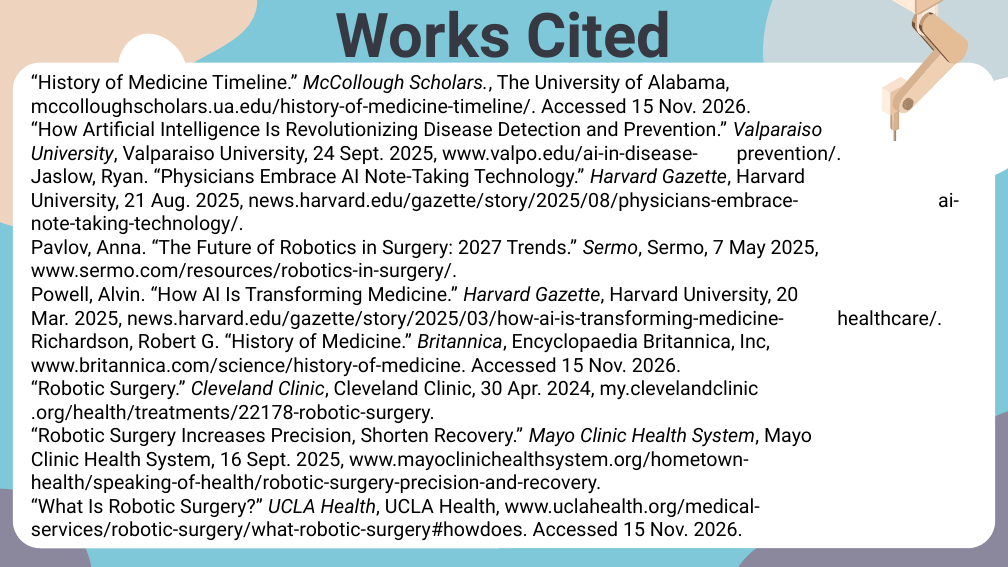
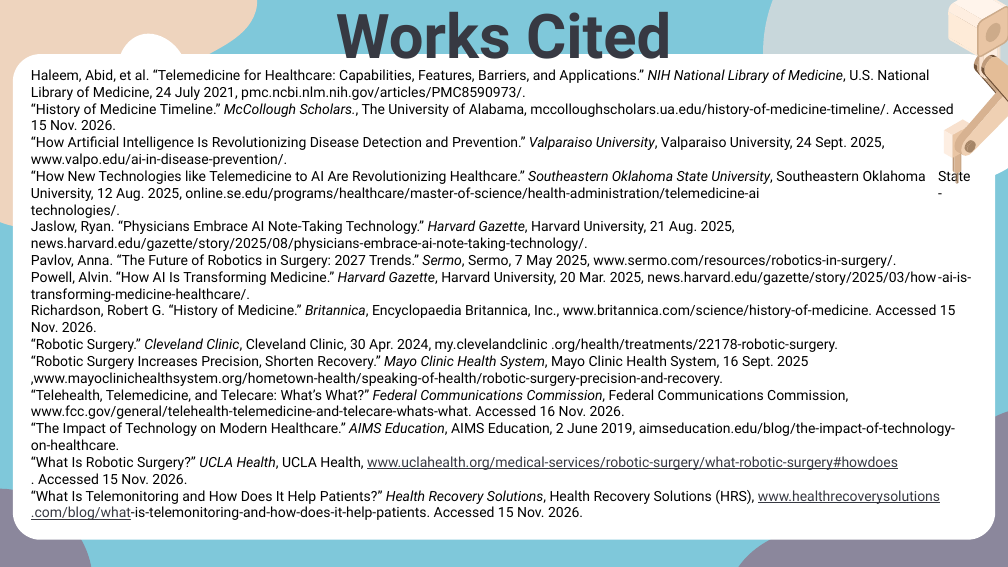
Before and after one commit to shabanid2/shabanid2.github.io, a slide deck: slide 13 of presentation.pptx. Drawn at 1008x567 pixels with LibreOffice and Linux fonts; fonts in the diff are those of the drawing. Boxes give left, top, right and bottom in pixels: in the first picture for what was removed or moved away, otherwise in the second. Text is boxed around its words. In the diff, an @@ line names an element or a change of style, - is before the commit and + after.

```diff
--- a/presentation.pptx
+++ b/presentation.pptx
@@ 26 freeform shapes moved together from (x1=886, y1=0, x2=970, y2=141) to (x1=949, y1=11, x2=1008, y2=183) @@
@@ freeform shape resized from (x1=946, y1=36, x2=960, y2=41) to (x1=978, y1=28, x2=1001, y2=40) @@
@@ freeform shape at (x1=978, y1=28, x2=1001, y2=40): fill #705542 to #A58567 @@
@@ 7 freeform shapes moved together from (x1=891, y1=0, x2=965, y2=122) to (x1=954, y1=8, x2=1008, y2=165) @@
@@ group added at (x1=949, y1=0, x2=1008, y2=42): 4 freeform shapes @@
@@ rounded rectangle "Haleem, Abid, et al. “Telemedicine ..." moved from (x1=13, y1=62, x2=996, y2=548) to (x1=13, y1=54, x2=996, y2=540) @@
@@ text in rounded rectangle at (x1=31, y1=69, x2=929, y2=100): paragraph added @@
+Haleem, Abid, et al. “Telemedicine for Healthcare: Capabilities, Features, Barriers, and Applications.” NIH National Library of Medicine, U.S. National Library of Medicine, 24 July 2021, pmc.ncbi.nlm.nih.gov/articles/PMC8590973/.
@@ freeform shape removed at (x1=947, y1=60, x2=951, y2=64) @@
@@ text in rounded rectangle at (x1=31, y1=103, x2=954, y2=352): size 14 to 10 pt in "“History of Medicine Timeline.” McCollough Scholars., The ...", "Pavlov, Anna. “The Future of Robotics in ...", "“Robotic Surgery.” Cleveland Clinic, Cleveland Clinic, 30 ..." @@
@@ text in rounded rectangle at (x1=31, y1=136, x2=970, y2=251): text changed; size 14 to 10 pt @@
-“How Artificial Intelligence Is Revolutionizing Disease Detection and Prevention.” Valparaiso University, Valparaiso University, 24 Sept. 2025, www.valpo.edu/ai-in-disease- prevention/.
-Jaslow, Ryan. “Physicians Embrace AI Note-Taking Technology.” Harvard Gazette, Harvard University, 21 Aug. 2025, news.harvard.edu/gazette/story/2025/08/physicians-embrace- ai-note-taking-technology/.
+“How Artificial Intelligence Is Revolutionizing Disease Detection and Prevention.” Valparaiso University, Valparaiso University, 24 Sept. 2025, www.valpo.edu/ai-in-disease-prevention/.
+“How New Technologies like Telemedicine to AI Are Revolutionizing Healthcare.” Southeastern Oklahoma State University, Southeastern Oklahoma State University, 12 Aug. 2025, online.se.edu/programs/healthcare/master-of-science/health-administration/telemedicine-ai -technologies/.
+Jaslow, Ryan. “Physicians Embrace AI Note-Taking Technology.” Harvard Gazette, Harvard University, 21 Aug. 2025, news.harvard.edu/gazette/story/2025/08/physicians-embrace-ai-note-taking-technology/.
@@ 12 freeform shapes moved together from (x1=882, y1=0, x2=963, y2=141) to (x1=944, y1=0, x2=1008, y2=183) @@
@@ 3 freeform shapes moved together from (x1=894, y1=24, x2=951, y2=140) to (x1=956, y1=67, x2=1008, y2=183) @@
@@ text in rounded rectangle at (x1=31, y1=271, x2=971, y2=332): text changed; size 14 to 10 pt @@
-Powell, Alvin. “How AI Is Transforming Medicine.” Harvard Gazette, Harvard University, 20 Mar. 2025, news.harvard.edu/gazette/story/2025/03/how-ai-is-transforming-medicine- healthcare/.
-Richardson, Robert G. “History of Medicine.” Britannica, Encyclopaedia Britannica, Inc, www.britannica.com/science/history-of-medicine. Accessed 15 Nov. 2026.
+Powell, Alvin. “How AI Is Transforming Medicine.” Harvard Gazette, Harvard University, 20 Mar. 2025, news.harvard.edu/gazette/story/2025/03/how -ai-is-transforming-medicine-healthcare/.
+Richardson, Robert G. “History of Medicine.” Britannica, Encyclopaedia Britannica, Inc., www.britannica.com/science/history-of-medicine. Accessed 15 Nov. 2026.
@@ text in rounded rectangle at (x1=31, y1=355, x2=955, y2=520): text changed; size 14 to 10 pt @@
-“Robotic Surgery Increases Precision, Shorten Recovery.” Mayo Clinic Health System, Mayo Clinic Health System, 16 Sept. 2025, www.mayoclinichealthsystem.org/hometown- health/speaking-of-health/robotic-surgery-precision-and-recovery.
-“What Is Robotic Surgery?” UCLA Health, UCLA Health, www.uclahealth.org/medical- services/robotic-surgery/what-robotic-surgery#howdoes. Accessed 15 Nov. 2026.
+“Robotic Surgery Increases Precision, Shorten Recovery.” Mayo Clinic Health System, Mayo Clinic Health System, 16 Sept. 2025 ,www.mayoclinichealthsystem.org/hometown-health/speaking-of-health/robotic-surgery-precision-and-recovery.
+“Telehealth, Telemedicine, and Telecare: What’s What?” Federal Communications Commission, Federal Communications Commission, www.fcc.gov/general/telehealth-telemedicine-and-telecare-whats-what. Accessed 16 Nov. 2026.
+“The Impact of Technology on Modern Healthcare.” AIMS Education, AIMS Education, 2 June 2019, aimseducation.edu/blog/the-impact-of-technology- on-healthcare.
+“What Is Robotic Surgery?” UCLA Health, UCLA Health, www.uclahealth.org/medical-services/robotic-surgery/what-robotic-surgery#howdoes . Accessed 15 Nov. 2026.
+“What Is Telemonitoring and How Does It Help Patients?” Health Recovery Solutions, Health Recovery Solutions (HRS), www.healthrecoverysolutions .com/blog/what-is-telemonitoring-and-how-does-it-help-patients. Accessed 15 Nov. 2026.
```
